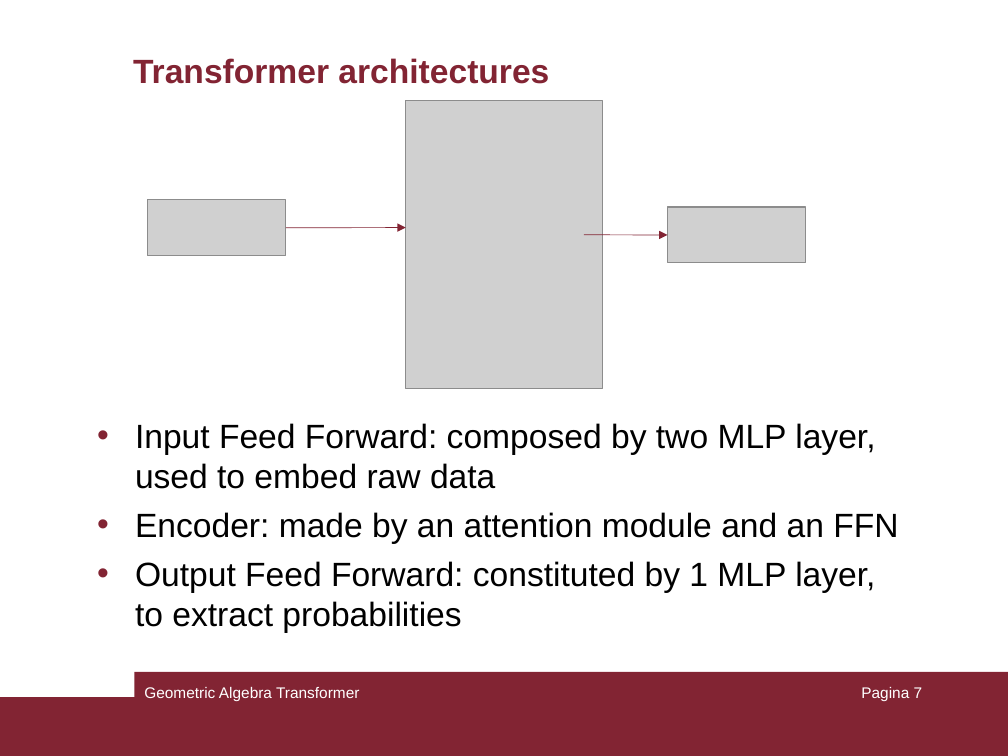
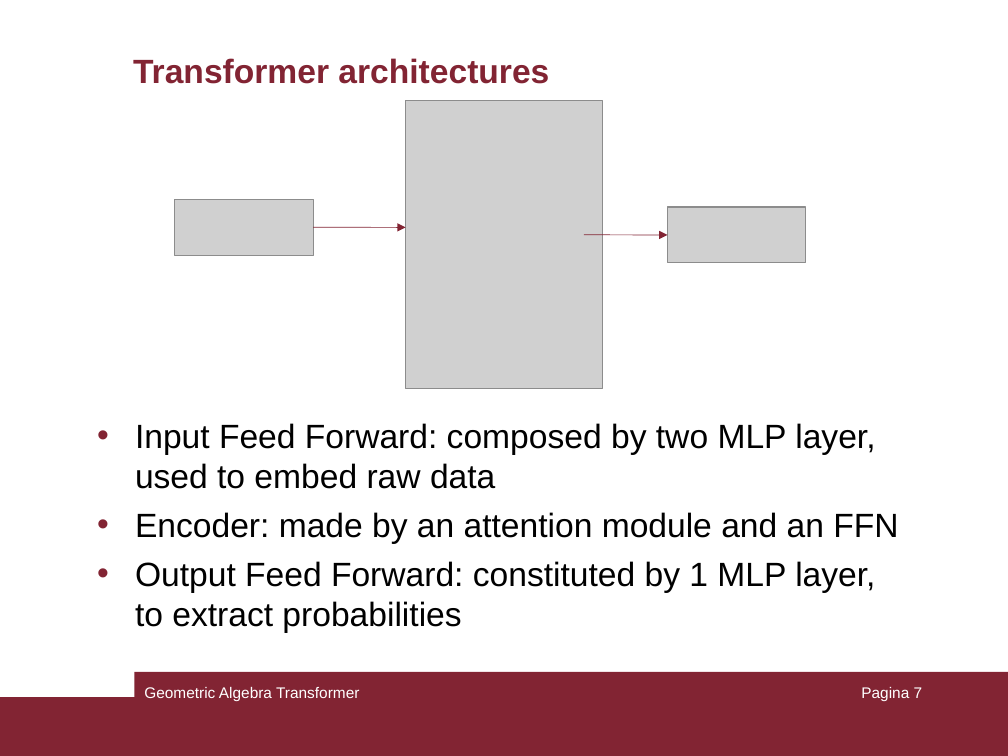
Before and after one commit to LorCir28/Geometric_Algebra_Transformer, a slide deck: slide 7 of presentation/presentation.ppt. Drawn at 1008x756 pixels with LibreOffice and Linux fonts; fonts in the diff are those of the drawing; grey boxes stand for pictures. Boxes give left, top, right and bottom in pixels: in the first picture for what was removed or moved away, otherwise in the second. Text is boxed around its words. In the diff, an @@ line names an element or a change of style, - is before the commit and + after.

Commit message:
Adjusted formatation of an image

```diff
--- a/presentation/presentation.ppt
+++ b/presentation/presentation.ppt
@@ picture: place and size @@
-picture at <box>147,200,285,255</box>
+picture at <box>174,200,312,255</box>
@@ arrow moved from (286, 228) - (405, 228) to (313, 227) - (405, 228) @@
```
